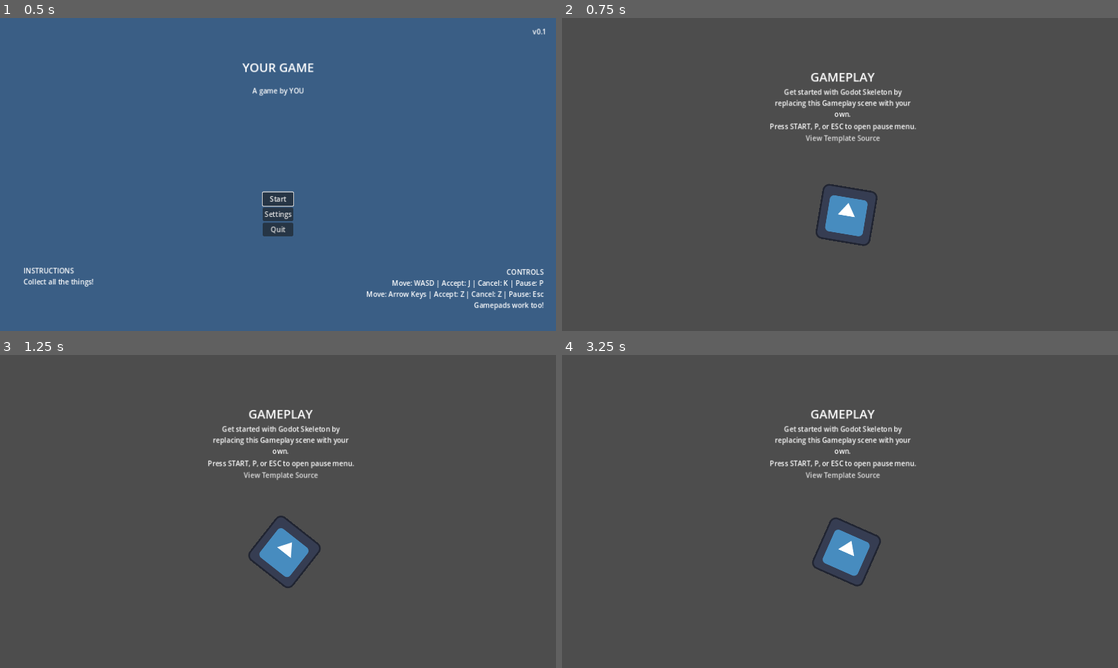
Above: before the commit, frames 1-4 (two rows, left to right).
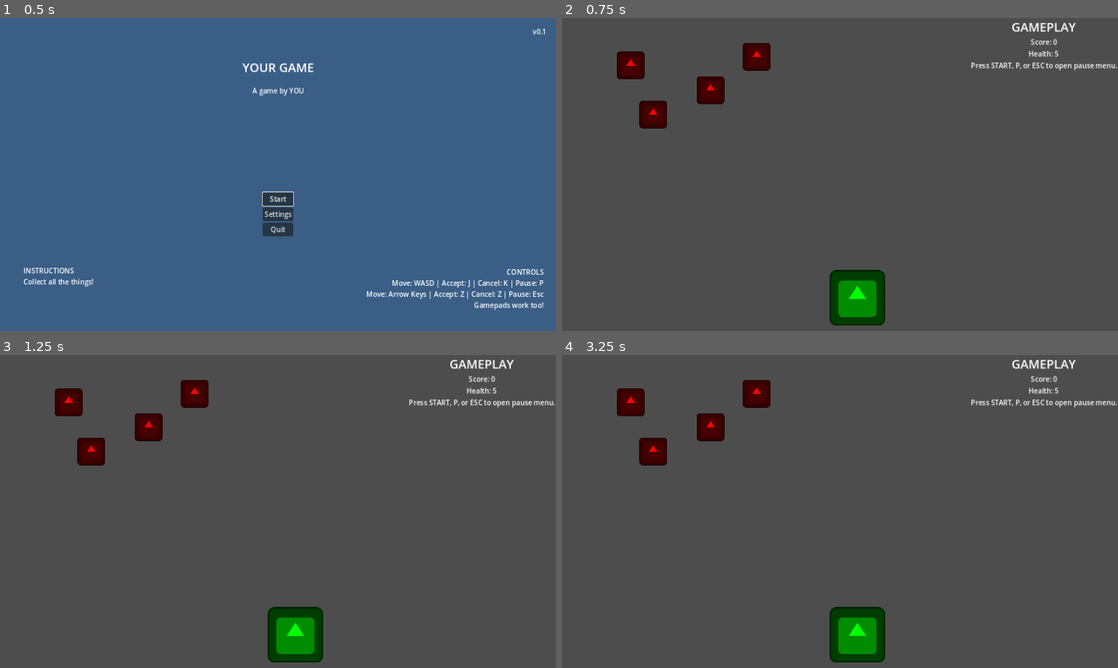
Above: after the commit, the same moments.

Repository: nathanleiby/gwj63
Game: Godot game, scene res://main_menu/main_menu.tscn
Same seed, same stepped clock (60 frames per second), same inputs: the game is played once before the commit and once after it. The engine's default icon, where the game draws it, is replaced by a stand-in: a white triangle on a blue panel in a dark square.
Inputs:
- Up to frame 1 (0.5 s): no input
- Up to frame 2 (0.75 s): click "Start" at 0.5 s
- Up to frame 3 (1.25 s): no input
- Up to frame 4 (3.25 s): tap Enter (ui_accept) at 1.25, 1.52 s; hold Right (move_right, bound only after the commit) 1.28-2 s; hold S (shoot, bound only after the commit) 1.28-2 s; click "Back" at 2 s; click "Start" at 2.75 s

Frame 1 is identical in both runs. In frame 2, 6.3% of the frame differs, in the area x 9-100%, y 1-99%; in frame 3, 6.3%; in frame 4, 6.3%.

Commit message:
shmup start

Diff:
--- /dev/null
+++ b/gameplay/bullet.gd
@@ -0,0 +1,26 @@
+class_name Bullet
+extends Node2D
+
+
+@export var speed := -250
+var target: Vector2
+
+func start(pos: Vector2) -> void:
+	position = pos
+
+func _physics_process(delta: float) -> void:
+	#if not target:
+	#	return
+
+	position.y += speed * delta
+
+
+
+
+func _on_visible_on_screen_notifier_2d_screen_exited() -> void:
+	queue_free()
+
+func _on_area_entered(area: Area2D) -> void:
+	if area.is_in_group("enemies"):
+		area.explode()
+		queue_free()
--- /dev/null
+++ b/gameplay/bullet.tscn
@@ -0,0 +1,23 @@
+[gd_scene load_steps=4 format=3 uid="uid://cpmvkeuhe7l4x"]
+
+[ext_resource type="Script" path="res://gameplay/bullet.gd" id="1_5pveg"]
+[ext_resource type="Texture2D" uid="uid://bgprycbqd2tbx" path="res://assets/icon.svg" id="1_dq80u"]
+
+[sub_resource type="RectangleShape2D" id="RectangleShape2D_euy7m"]
+size = Vector2(16, 16)
+
+[node name="Bullet" type="Area2D"]
+script = ExtResource("1_5pveg")
+
+[node name="Sprite2D" type="Sprite2D" parent="."]
+scale = Vector2(0.125, 0.125)
+texture = ExtResource("1_dq80u")
+
+[node name="VisibleOnScreenNotifier2D" type="VisibleOnScreenNotifier2D" parent="."]
+rect = Rect2(-8, -8, 16, 16)
+
+[node name="CollisionShape2D" type="CollisionShape2D" parent="."]
+shape = SubResource("RectangleShape2D_euy7m")
+
+[connection signal="area_entered" from="." to="." method="_on_area_entered"]
+[connection signal="screen_exited" from="VisibleOnScreenNotifier2D" to="." method="_on_visible_on_screen_notifier_2d_screen_exited"]
--- /dev/null
+++ b/gameplay/enemy.gd
@@ -0,0 +1,16 @@
+extends Area2D
+
+
+signal died(points: int)
+var speed: int = 150
+
+func _ready() -> void:
+	pass # Replace with function body.
+
+func _process(delta: float) -> void:
+	pass
+
+func explode():
+	speed = 0
+	died.emit(5)
+	queue_free()
--- /dev/null
+++ b/gameplay/enemy.tscn
@@ -0,0 +1,18 @@
+[gd_scene load_steps=4 format=3 uid="uid://376og78ruton"]
+
+[ext_resource type="Script" path="res://gameplay/enemy.gd" id="1_jtgac"]
+[ext_resource type="Texture2D" uid="uid://bgprycbqd2tbx" path="res://assets/icon.svg" id="1_uupdj"]
+
+[sub_resource type="RectangleShape2D" id="RectangleShape2D_adb2e"]
+size = Vector2(64, 64)
+
+[node name="Enemy" type="Area2D" groups=["enemies"]]
+script = ExtResource("1_jtgac")
+
+[node name="Sprite2D" type="Sprite2D" parent="."]
+modulate = Color(1, 0, 0, 1)
+scale = Vector2(0.5, 0.5)
+texture = ExtResource("1_uupdj")
+
+[node name="CollisionShape2D" type="CollisionShape2D" parent="."]
+shape = SubResource("RectangleShape2D_adb2e")
--- a/gameplay/gameplay.gd
+++ b/gameplay/gameplay.gd
@@ -3,8 +3,6 @@
 func _process(_delta: float) -> void:
 	if Input.is_action_pressed("ui_accept"):
 		get_tree().change_scene_to_file(Global.SCENE_MAIN_MENU)
-
-	$Icon.rotate(_delta)
 
 func _input(event: InputEvent) -> void:
 	if event.is_action_released("pause"):
@@ -12,4 +10,5 @@
 
 func _pause() -> void:
 	$Paused.pause()
+
 	get_tree().paused = true
--- a/gameplay/gameplay.tscn
+++ b/gameplay/gameplay.tscn
@@ -1,52 +1,49 @@
-[gd_scene load_steps=5 format=3 uid="uid://bdnyglk1i1cxl"]
+[gd_scene load_steps=6 format=3 uid="uid://bdnyglk1i1cxl"]
 
 [ext_resource type="Script" path="res://gameplay/gameplay.gd" id="1_thqv1"]
-[ext_resource type="Texture2D" uid="uid://bgprycbqd2tbx" path="res://assets/icon.svg" id="2_o7ako"]
 [ext_resource type="PackedScene" uid="uid://cko02oljhiby" path="res://paused/paused.tscn" id="3_w8wrl"]
 [ext_resource type="PackedScene" uid="uid://cee5dna3u27jf" path="res://assets/select_sfx.tscn" id="4_7kf0b"]
+[ext_resource type="PackedScene" uid="uid://dk6avman8obfe" path="res://gameplay/player.tscn" id="4_datr5"]
+[ext_resource type="PackedScene" uid="uid://376og78ruton" path="res://gameplay/enemy.tscn" id="5_mqixb"]
 
 [node name="Gameplay" type="Node2D"]
 script = ExtResource("1_thqv1")
 
-[node name="Icon" type="Sprite2D" parent="."]
-position = Vector2(655, 453)
-texture = ExtResource("2_o7ako")
-
-[node name="Stack" type="VFlowContainer" parent="."]
+[node name="UI" type="VFlowContainer" parent="."]
 anchors_preset = 5
 anchor_left = 0.5
 anchor_right = 0.5
-offset_left = 478.0
-offset_top = 115.0
-offset_right = 815.0
-offset_bottom = 722.0
+offset_left = 941.0
+offset_right = 1278.0
+offset_bottom = 607.0
 grow_horizontal = 2
 size_flags_horizontal = 4
 metadata/_edit_group_ = true
 
-[node name="Title" type="Label" parent="Stack"]
+[node name="Title" type="Label" parent="UI"]
 layout_mode = 2
 size_flags_horizontal = 4
 theme_type_variation = &"HeaderLarge"
 text = "GAMEPLAY"
 
-[node name="Instructions" type="Label" parent="Stack"]
+[node name="Score" type="Label" parent="UI"]
 layout_mode = 2
 size_flags_vertical = 1
-text = "Get started with Godot Skeleton by replacing this Gameplay scene with your own."
+text = "Score: 0"
 horizontal_alignment = 1
 autowrap_mode = 2
 
-[node name="PauseInstructions" type="Label" parent="Stack"]
+[node name="Health" type="Label" parent="UI"]
+layout_mode = 2
+size_flags_vertical = 1
+text = "Health: 5"
+horizontal_alignment = 1
+autowrap_mode = 2
+
+[node name="PauseInstructions" type="Label" parent="UI"]
 layout_mode = 2
 text = "Press START, P, or ESC to open pause menu."
 horizontal_alignment = 1
-
-[node name="LinkButton" type="LinkButton" parent="Stack"]
-layout_mode = 2
-size_flags_horizontal = 4
-text = "View Template Source"
-uri = "https://github.com/brettchalupa/godot_skeleton"
 
 [node name="Paused" parent="." instance=ExtResource("3_w8wrl")]
 visible = false
@@ -57,3 +54,19 @@
 grow_vertical = 1
 
 [node name="SelectSfx" parent="." instance=ExtResource("4_7kf0b")]
+
+[node name="Player" parent="." instance=ExtResource("4_datr5")]
+
+[node name="Enemies" type="Node2D" parent="."]
+
+[node name="Enemy" parent="Enemies" instance=ExtResource("5_mqixb")]
+position = Vector2(158, 109)
+
+[node name="Enemy2" parent="Enemies" instance=ExtResource("5_mqixb")]
+position = Vector2(342, 166)
+
+[node name="Enemy3" parent="Enemies" instance=ExtResource("5_mqixb")]
+position = Vector2(210, 222)
+
+[node name="Enemy4" parent="Enemies" instance=ExtResource("5_mqixb")]
+position = Vector2(448, 89)
--- /dev/null
+++ b/gameplay/player.gd
@@ -0,0 +1,33 @@
+class_name Player
+extends Area2D
+
+@onready var screensize = get_viewport_rect().size
+@export var speed: int = 500
+@export var bullet_scene: PackedScene
+
+# half of the ship size, actually
+const SHIP_SIZE: int = 64
+const BULLET_SIZE: int = 32
+
+func _process(delta: float) -> void:
+	get_input(delta)
+
+var lastFired: float = -1.0
+@export var fireIntervalMs: int = 200
+
+func shoot():
+	var now := Time.get_ticks_msec()
+	if lastFired < 0 or (now - lastFired) > fireIntervalMs:
+		lastFired = now
+		var b: Bullet = bullet_scene.instantiate()
+		b.start(position + Vector2(0, -SHIP_SIZE))
+		get_tree().root.add_child(b)
+
+func get_input(delta: float) -> void:
+	# move
+	var input_direction = Input.get_vector("move_left", "move_right", "move_up", "move_down")
+	position += input_direction * speed * delta
+	position = position.clamp(Vector2(SHIP_SIZE, SHIP_SIZE), screensize - Vector2(SHIP_SIZE, SHIP_SIZE))
+
+	if Input.is_action_pressed("shoot"):
+		shoot()
--- /dev/null
+++ b/gameplay/player.tscn
@@ -0,0 +1,22 @@
+[gd_scene load_steps=5 format=3 uid="uid://dk6avman8obfe"]
+
+[ext_resource type="Script" path="res://gameplay/player.gd" id="1_c1k46"]
+[ext_resource type="PackedScene" uid="uid://cpmvkeuhe7l4x" path="res://gameplay/bullet.tscn" id="2_07iw6"]
+[ext_resource type="Texture2D" uid="uid://bgprycbqd2tbx" path="res://assets/icon.svg" id="2_rjrb5"]
+
+[sub_resource type="RectangleShape2D" id="RectangleShape2D_66ud3"]
+size = Vector2(128, 128)
+
+[node name="Player" type="Area2D"]
+modulate = Color(0, 1, 0, 1)
+position = Vector2(680, 644)
+script = ExtResource("1_c1k46")
+bullet_scene = ExtResource("2_07iw6")
+
+[node name="Sprite2D" type="Sprite2D" parent="."]
+modulate = Color(0, 1, 0, 1)
+texture = ExtResource("2_rjrb5")
+
+[node name="CollisionShape2D" type="CollisionShape2D" parent="."]
+position = Vector2(-0.5, -1)
+shape = SubResource("RectangleShape2D_66ud3")
--- a/project.godot
+++ b/project.godot
@@ -10,7 +10,7 @@
 
 [application]
 
-config/name="Godot Skeleton"
+config/name="GWJ 63"
 config/description="[Add your description here!]"
 run/main_scene="res://main_menu/main_menu.tscn"
 config/features=PackedStringArray("4.1", "Mobile")
@@ -83,6 +83,31 @@
 "events": [Object(InputEventKey,"resource_local_to_scene":false,"resource_name":"","device":-1,"window_id":0,"alt_pressed":false,"shift_pressed":false,"ctrl_pressed":false,"meta_pressed":false,"pressed":false,"keycode":0,"physical_keycode":48,"key_label":0,"unicode":48,"echo":false,"script":null)
 ]
 }
+move_left={
+"deadzone": 0.5,
+"events": [Object(InputEventKey,"resource_local_to_scene":false,"resource_name":"","device":-1,"window_id":0,"alt_pressed":false,"shift_pressed":false,"ctrl_pressed":false,"meta_pressed":false,"pressed":false,"keycode":0,"physical_keycode":4194319,"key_label":0,"unicode":0,"echo":false,"script":null)
+]
+}
+move_right={
+"deadzone": 0.5,
+"events": [Object(InputEventKey,"resource_local_to_scene":false,"resource_name":"","device":-1,"window_id":0,"alt_pressed":false,"shift_pressed":false,"ctrl_pressed":false,"meta_pressed":false,"pressed":false,"keycode":0,"physical_keycode":4194321,"key_label":0,"unicode":0,"echo":false,"script":null)
+]
+}
+move_up={
+"deadzone": 0.5,
+"events": [Object(InputEventKey,"resource_local_to_scene":false,"resource_name":"","device":-1,"window_id":0,"alt_pressed":false,"shift_pressed":false,"ctrl_pressed":false,"meta_pressed":false,"pressed":false,"keycode":0,"physical_keycode":4194320,"key_label":0,"unicode":0,"echo":false,"script":null)
+]
+}
+move_down={
+"deadzone": 0.5,
+"events": [Object(InputEventKey,"resource_local_to_scene":false,"resource_name":"","device":-1,"window_id":0,"alt_pressed":false,"shift_pressed":false,"ctrl_pressed":false,"meta_pressed":false,"pressed":false,"keycode":0,"physical_keycode":4194322,"key_label":0,"unicode":0,"echo":false,"script":null)
+]
+}
+shoot={
+"deadzone": 0.5,
+"events": [Object(InputEventKey,"resource_local_to_scene":false,"resource_name":"","device":-1,"window_id":0,"alt_pressed":false,"shift_pressed":false,"ctrl_pressed":false,"meta_pressed":false,"pressed":false,"keycode":0,"physical_keycode":83,"key_label":0,"unicode":115,"echo":false,"script":null)
+]
+}
 
 [rendering]
 
